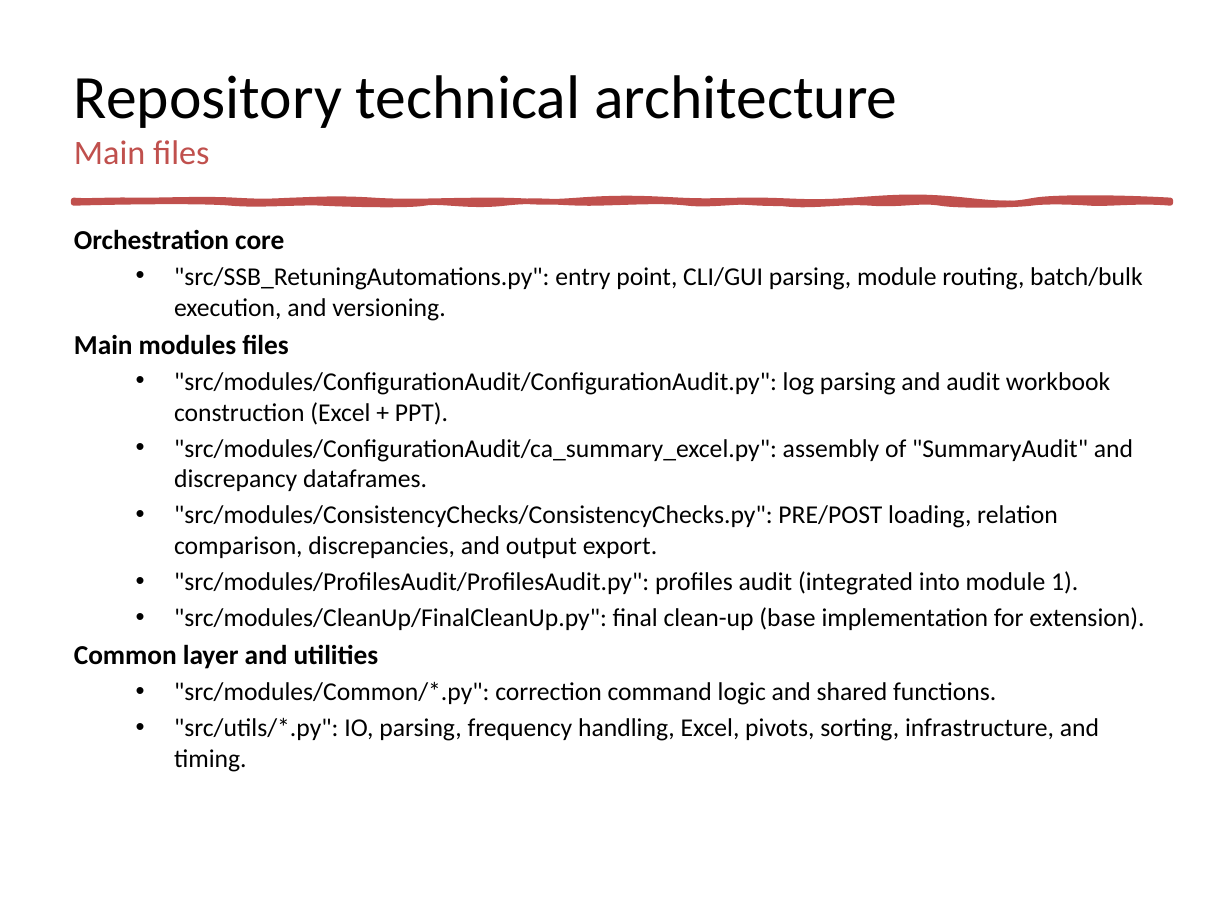
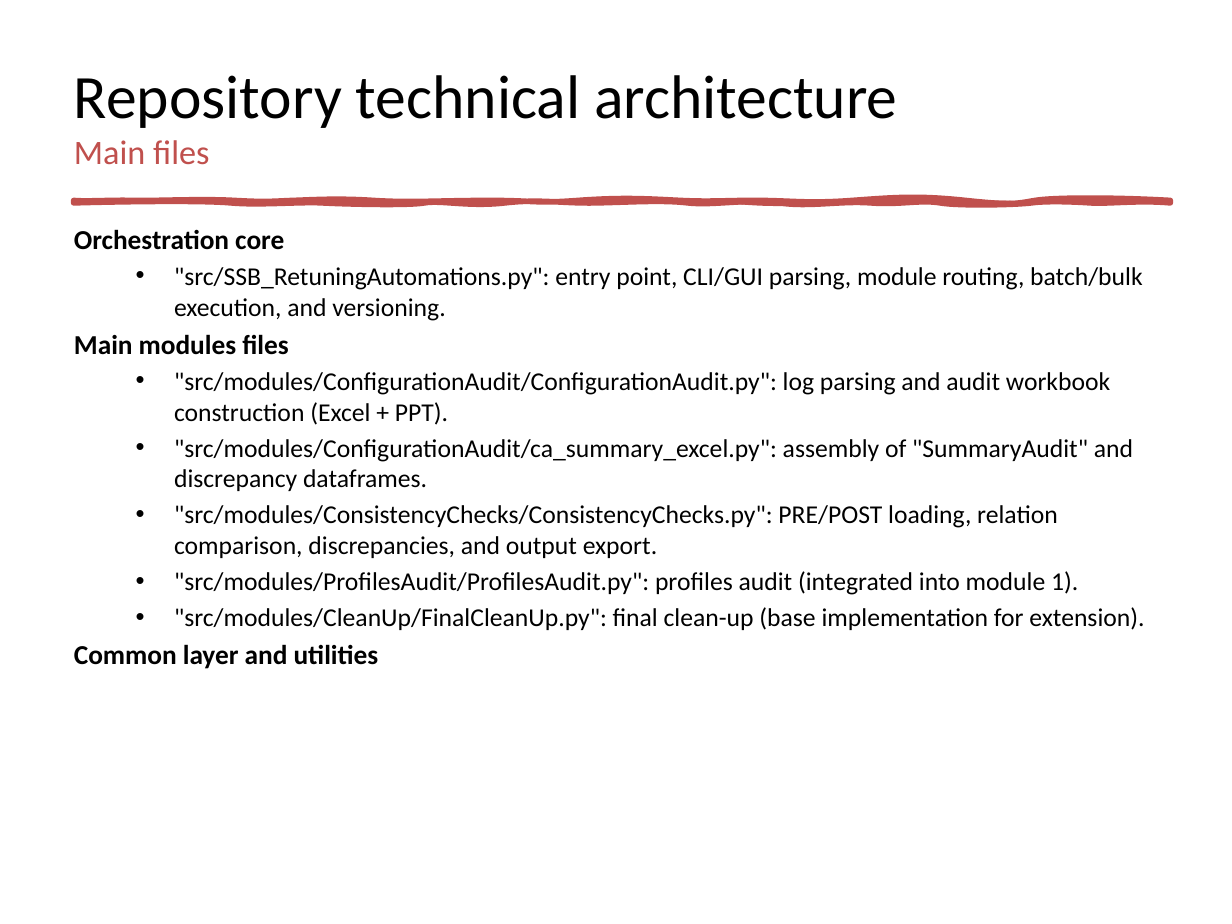
Before and after one commit to jaimetur/SSB_RetuningAutomations, a slide deck: slide 3 of help/User-Guide-SSB-Retuning-Automations-v0.7.2.pptx. Drawn at 1232x924 pixels with LibreOffice and Linux fonts; fonts in the diff are those of the drawing. Boxes give left, top, right and bottom in pixels: in the first picture for what was removed or moved away, otherwise in the second. Text is boxed around its words. In the diff, an @@ line names an element or a change of style, - is before the commit and + after.

```diff
--- a/help/User-Guide-SSB-Retuning-Automations-v0.7.2.pptx
+++ b/help/User-Guide-SSB-Retuning-Automations-v0.7.2.pptx
@@ text at (x1=174, y1=681, x2=1099, y2=772): paragraphs removed @@
-  • "src/modules/Common/*.py": correction command logic and shared functions.
-  • "src/utils/*.py": IO, parsing, frequency handling, Excel, pivots, sorting, infrastructure, and timing.
```
Also in this commit, not shown: 3 other slides changed, 1 slide added, 10 other files.
